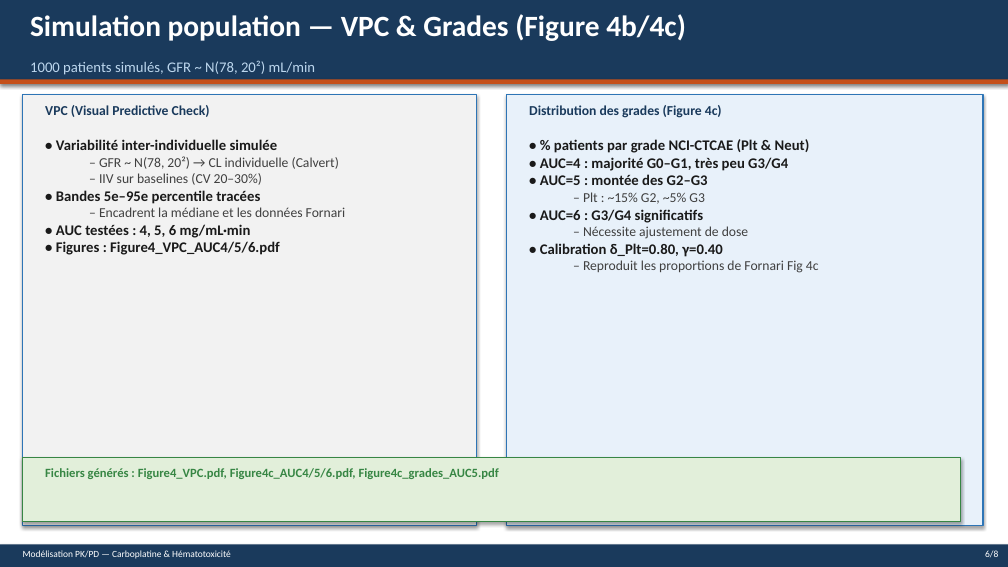
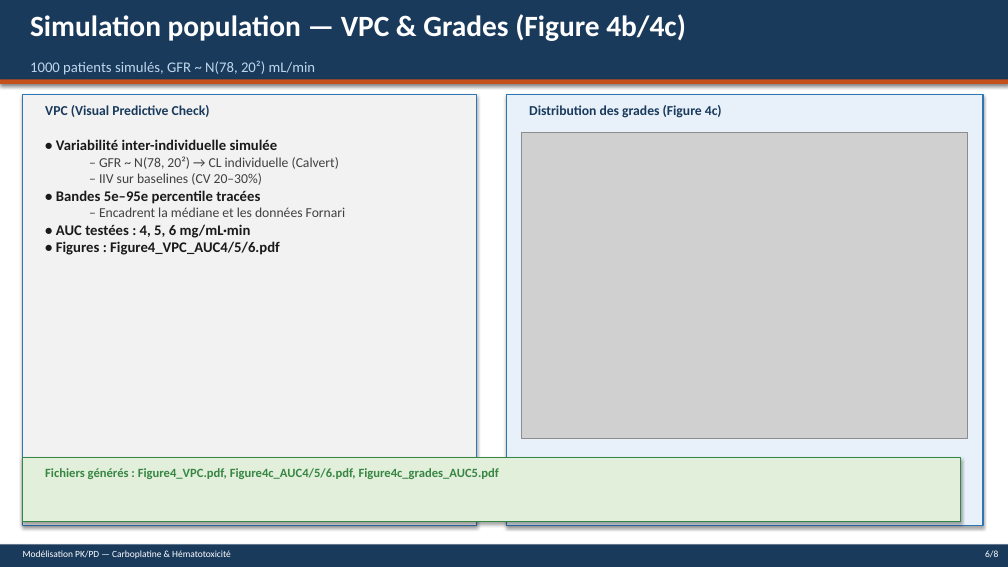
Before and after one commit to omarhss4k/Hema, a slide deck: slide 6 of Avancement_PK_PD_Carboplatine.pptx. Drawn at 1008x567 pixels with LibreOffice and Linux fonts; fonts in the diff are those of the drawing; grey boxes stand for pictures. Boxes give left, top, right and bottom in pixels: in the first picture for what was removed or moved away, otherwise in the second. Text is boxed around its words. In the diff, an @@ line names an element or a change of style, - is before the commit and + after.

```diff
--- a/Avancement_PK_PD_Carboplatine.pptx
+++ b/Avancement_PK_PD_Carboplatine.pptx
@@ picture added at [522,132,968,439] @@
@@ text removed at [540,139,819,273] @@
-• % patients par grade NCI-CTCAE (Plt & Neut)
-• AUC=4 : majorité G0–G1, très peu G3/G4
-• AUC=5 : montée des G2–G3
-  – Plt : ~15% G2, ~5% G3
-• AUC=6 : G3/G4 significatifs
-  – Nécessite ajustement de dose
-• Calibration δ_Plt=0.80, γ=0.40
-  – Reproduit les proportions de Fornari Fig 4c
```
Also in this commit, not shown: 2 other files.
